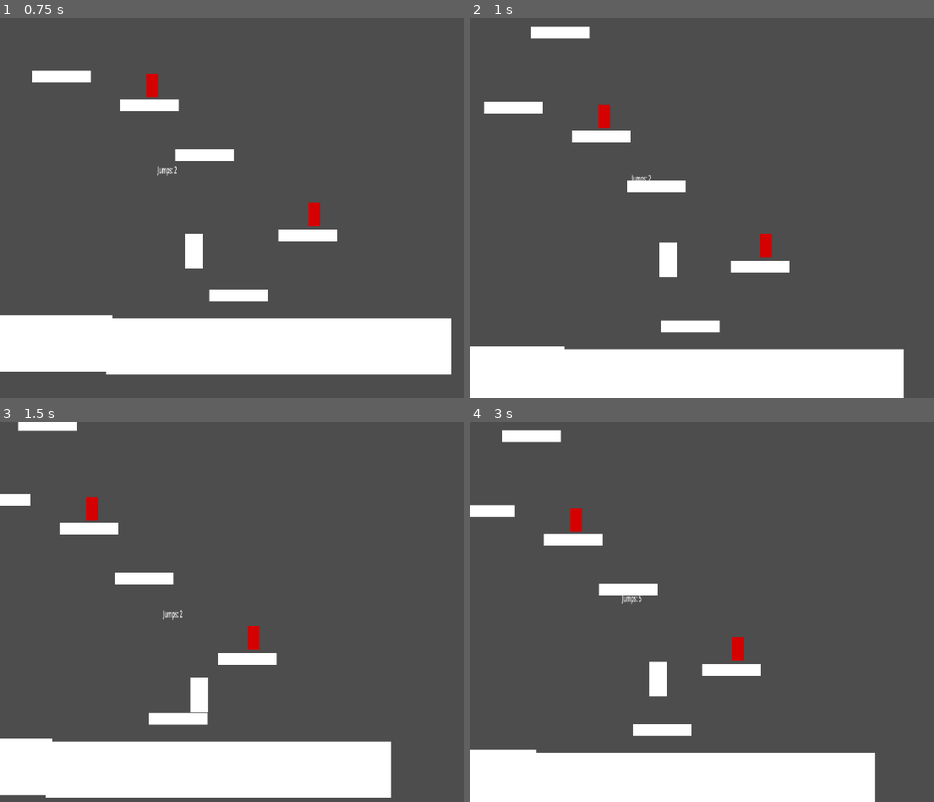
Above: before the commit, frames 1-4 (two rows, left to right).
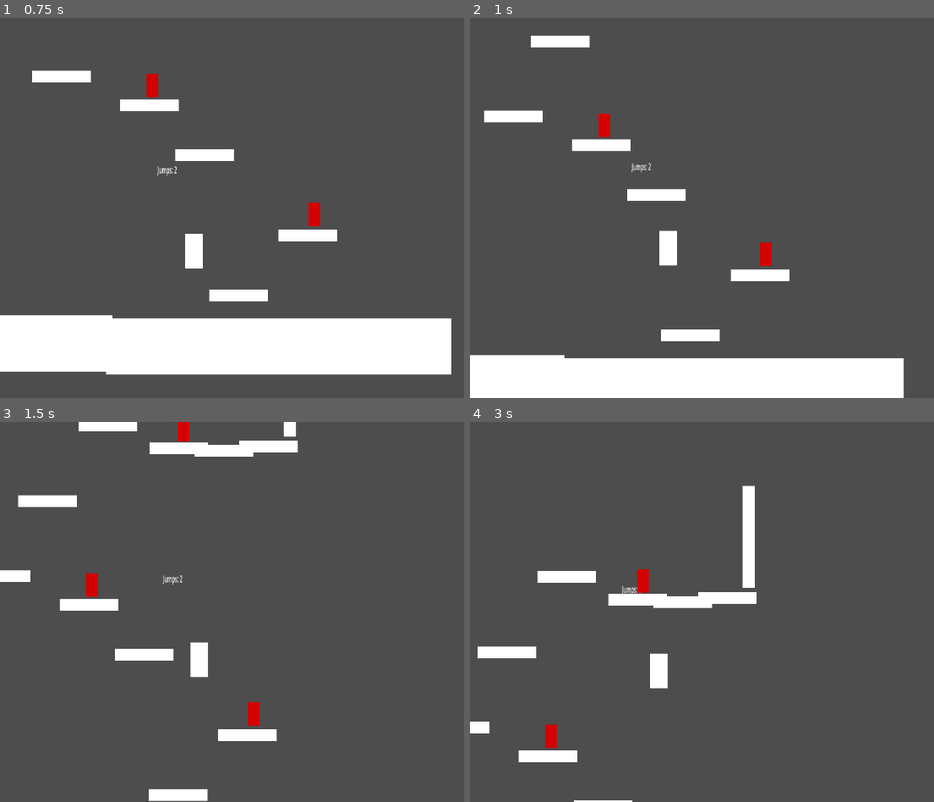
Above: after the commit, the same moments.

Repository: Zac-code/13DT_work
Game: Godot game, scene res://scenes(maps n stuff)/level1.tscn
The game is run twice, just before and just after one commit, with the same random seed, the same clock (stepped at 60 frames per second) and the same inputs.
Inputs:
- Up to frame 1 (0.75 s): tap Enter (ui_accept) at 0.5, 0.6 s; hold Right (ui_right) from 0.53 s (still down)
- Up to frame 2 (1 s): keep holding Right (ui_right); tap Enter (ui_accept) at 0.77 s
- Up to frame 3 (1.5 s): keep holding Right (ui_right); tap Enter (ui_accept) at 1.07, 1.35 s
- Up to frame 4 (3 s): tap Enter (ui_accept) at 1.52, 1.82, 2.1, 2.85 s; release Right (ui_right) at 2.03 s; hold Left (ui_left) 2.03-2.78 s; hold Right (ui_right) from 2.78 s (still down)

Frame 1 is identical in both runs. In frame 2, 6.5% of the frame differs, in the area x 0-94%, y 2-90%; in frame 3, 19%, in the area x 0-85%, y 0-100%; in frame 4, 17%.

Commit message:
Update playerscript.gd

Diff:
--- a/13-dtdungeonfighter/scripts(pain)/playerscript.gd
+++ b/13-dtdungeonfighter/scripts(pain)/playerscript.gd
@@ -5,6 +5,7 @@
 const MAX_HEALTH := 3
 
 
+# Player stats and UI reference
 var score: int = 0
 var double_jump: bool = true
 var health := 3
@@ -19,17 +20,19 @@
 	if is_on_floor() and not double_jump:
 		double_jump = true
 
+# allows jumping from the ground or as a double jump, and adds one to the score
 	if Input.is_action_just_pressed("ui_accept"):
 		if is_on_floor() or double_jump:
 			score += 1
 
-			if ui is Label:
-				ui.text = "Jumps: " + str(score)
+# updates the score/UI
+		if ui is Label:
+			ui.text = "Jumps: " + str(score)
 
-			if not is_on_floor():
-				double_jump = false
+		if not is_on_floor():
+			double_jump = false
 
-			velocity.y = JUMP_VELOCITY
+		velocity.y = JUMP_VELOCITY
 
 	var direction := Input.get_axis("ui_left", "ui_right")
 
